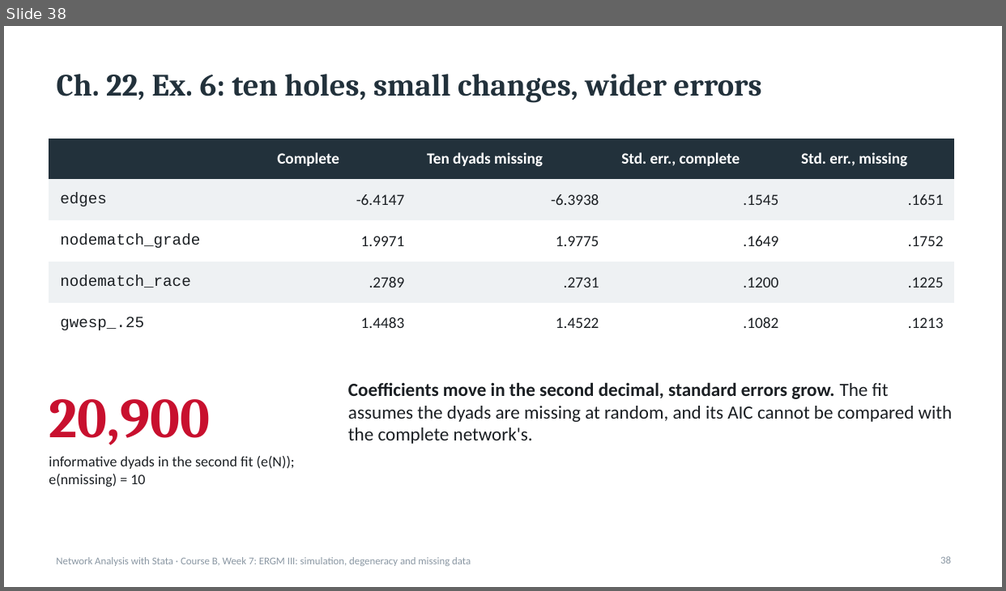
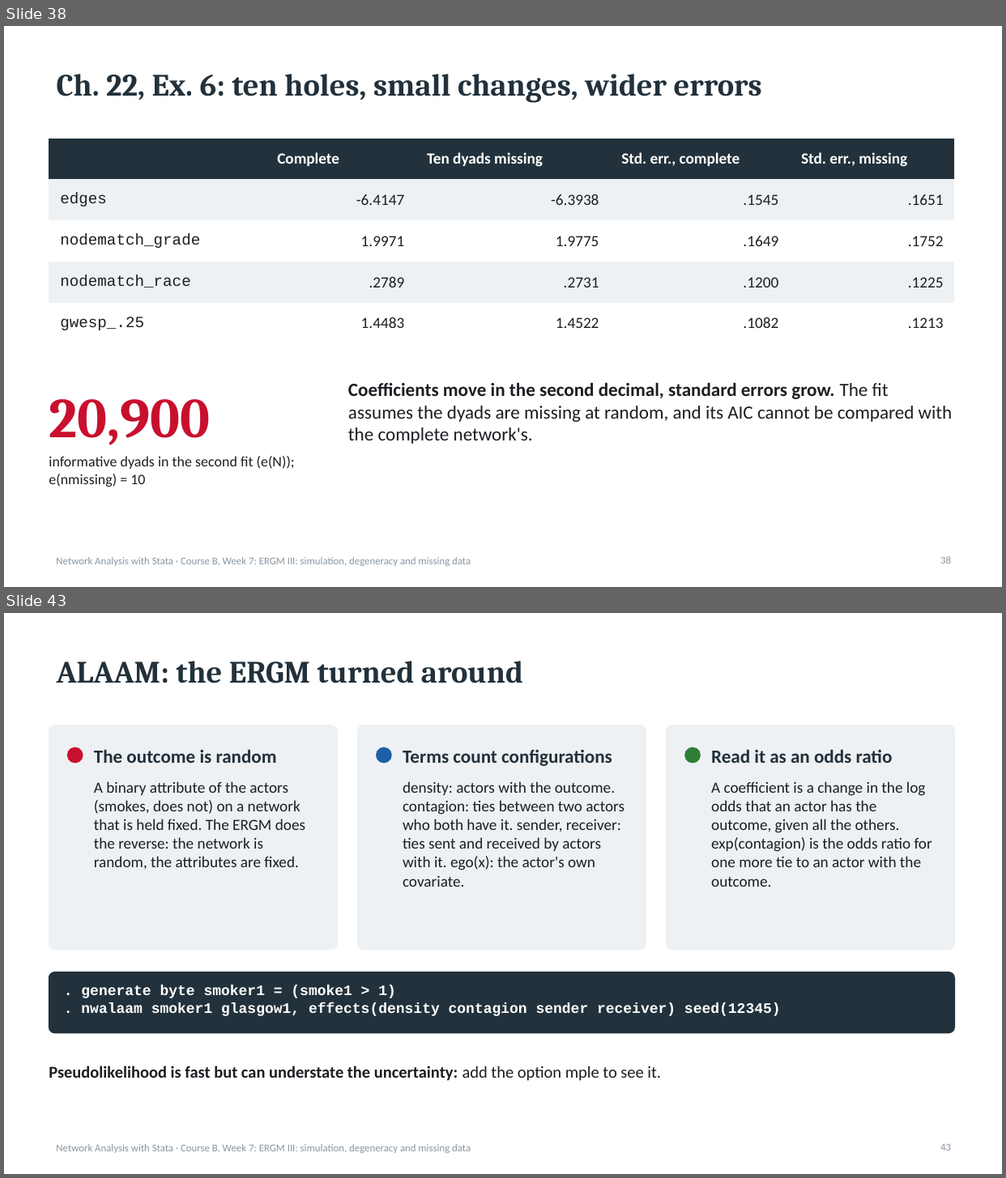
Before and after one commit to thomas-u-grund/nwcommands, a slide deck: website/book/teaching/slides/courseB_week07_ergm3_simulation_degeneracy.pptx. Shown one above the other, each under a label of ours: slide 38 before the commit, slides 38 and 43 after it; the slides between them are not shown. The pictures are 1006x591 and 1006x1178 pixels, drawn with LibreOffice and Linux fonts; fonts in the diff are those of the drawing. Boxes give left, top, right and bottom in pixels: in the first picture for what was removed or moved away, otherwise in the second. Text is boxed around its words. In the diff, an @@ line names an element or a change of style, - is before the commit and + after.

```diff
--- a/website/book/teaching/slides/courseB_week07_ergm3_simulation_degeneracy.pptx
+++ b/website/book/teaching/slides/courseB_week07_ergm3_simulation_degeneracy.pptx
@@ slide 43 added at [4,613,1002,1174], background #FFFFFF; not listed: 1 template element that a slide beside it also shows @@
@@ title added at [57,661,523,683], 30 pt, text #22313B, bold @@
+ALAAM: the ERGM turned around
@@ rounded rectangle added at [49,726,337,950], fill #EEF1F3, outline #EEF1F3 1 pt @@
@@ rounded rectangle added at [357,726,646,950], fill #EEF1F3, outline #EEF1F3 1 pt @@
@@ rounded rectangle added at [667,726,955,950], fill #EEF1F3, outline #EEF1F3 1 pt @@
@@ ellipse added at [68,747,83,763], fill #C8102E, outline #C8102E 1 pt @@
@@ text added at [94,749,277,763], 18 pt, text #22313B, bold @@
+The outcome is random
@@ ellipse added at [376,747,391,763], fill #1D5FA8, outline #1D5FA8 1 pt @@
@@ text added at [403,750,612,766], 18 pt, text #22313B, bold @@
+Terms count configurations
@@ ellipse added at [685,747,701,763], fill #2E7D32, outline #2E7D32 1 pt @@
@@ text added at [711,749,893,763], 18 pt, text #22313B, bold @@
+Read it as an odds ratio
@@ text added at [94,781,305,869], 15 pt, text #1B1F23 @@
+A binary attribute of the actors (smokes, does not) on a network that is held fixed. The ERGM does the reverse: the network is random, the attributes are fixed.
@@ text added at [403,781,624,887], 15 pt, text #1B1F23 @@
+density: actors with the outcome. contagion: ties between two actors who both have it. sender, receiver: ties sent and received by actors with it. ego(x): the actor's own covariate.
@@ text added at [711,781,932,887], 15 pt, text #1B1F23 @@
+A coefficient is a change in the log odds that an actor has the outcome, given all the others. exp(contagion) is the odds ratio for one more tie to an actor with the outcome.
@@ rounded rectangle added at [49,973,955,1033], fill #22313B, outline #22313B 1 pt @@
@@ text added at [81,986,781,1016], 14 pt, text #FFFFFF, bold @@
+. generate byte smoker1 = (smoke1 > 1)
+. nwalaam smoker1 glasgow1, effects(density contagion sender receiver) seed(12345)
@@ text added at [49,1066,661,1081], 16 pt, text #1B1F23, bold @@
+Pseudolikelihood is fast but can understate the uncertainty: add the option mple to see it.
@@ page number added at [940,1144,951,1151], 10 pt, text #8A97A3 @@
+43
```
Also in this commit, not shown: 4 slides changed, 5 other slides added, 1 other file.
